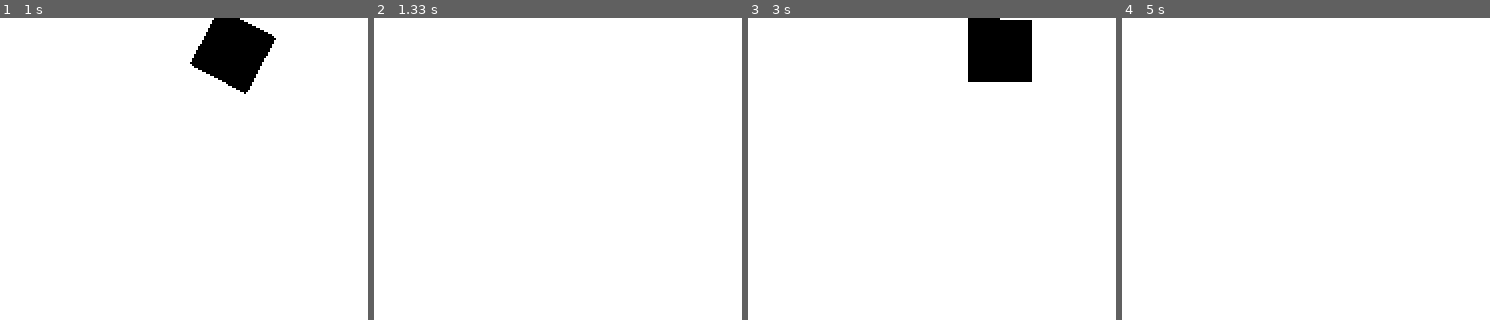
Above: before the commit, frames 1-4 (left to right).
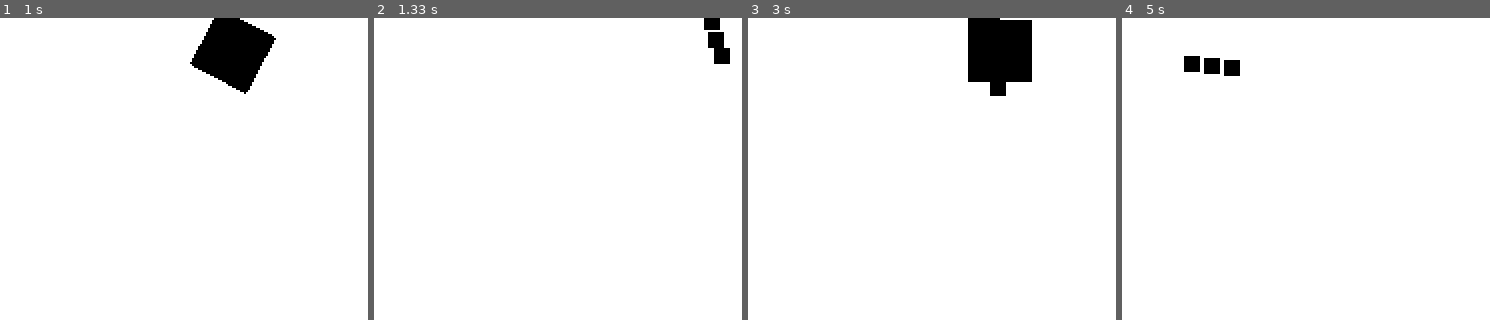
Above: after the commit, the same moments.

Repository: 7projected/pygame-game
Game: pygame game, started from main.py
The game is run twice, just before and just after one commit, with the same random seed, the same clock (stepped at 60 frames per second) and the same inputs.
Inputs (mouse positions are in pixels of both pictures, inside the frame that each line leads up to):
- Up to frame 1 (1 s): click (outside the picture) at 0.38 s; hold D from 0.67 s (still down); click (outside the picture) at 0.75 s
- Up to frame 2 (1.33 s): release D at 1.13 s; hold W from 1.17 s (still down); click (outside the picture) at 1.25 s
- Up to frame 3 (3 s): release W at 1.47 s; hold S 2.57-2.87 s; hold A from 2.9 s (still down); click (outside the picture) at 2.98 s
- Up to frame 4 (5 s): release A at 3.3 s; hold W 3.33-3.7 s; click (outside the picture) at 3.42 s; hold S 4.4-4.77 s; hold A from 4.8 s (still down); click (outside the picture) at 4.88 s

Frame 1 is identical in both runs. In frame 2, 0.6% of the frame differs, in the area x 89-97%, y 0-16%; in frame 3, 0.2%; in frame 4, 0.7%, in the area x 16-33%, y 12-20%.

Commit message:
Add shooting

Diff:
--- a/entities.py
+++ b/entities.py
@@ -60,6 +60,23 @@
 
         self.topleft = [last_x, last_y]
 
+class Bullet(Entity):
+    def __init__(self, pos_x:float, pos_y:float, dir:list[float]):
+        super().__init__(pos_x, pos_y, 8, 8)
+        self.dir = dir
+        self.speed = 5
+        self.velocity = [self.dir[0] * self.speed, self.dir[1] * self.speed]
+        self.surf = pygame.Surface([8, 8])
+        self.frame = 0
+        self.max_frame = 10
+
+    def draw(self, surf:pygame.Surface, parent:Entity, i):
+        surf.blit(self.surf, [self.left - 4, self.top - 4])
+        self.frame += 1
+
+        if self.frame == self.max_frame:
+            parent.draw_list.pop(i)
+
 class Player(Entity):
     def __init__(self, pos_x:float, pos_y:float, width:int, height:int, speed:float):
         super().__init__(pos_x, pos_y, width, height)
@@ -67,6 +84,7 @@
         self.dash_speed = speed * 5
         self.size = [width, height]
         self.rotation = 0
+        self.draw_list :list[Bullet]= []
 
     def update(self, rect_list:list[pygame.Rect], input:input_manager.InputManager):
         input_dir = input.get_vector(pygame.K_a, pygame.K_d, pygame.K_w, pygame.K_s)
@@ -77,6 +95,13 @@
         # makes the rotation face the mouse dir
         self.rotation = (180 / math.pi) * -math.atan2(mouse_dir[0], mouse_dir[1])
 
+        for item in self.draw_list:
+            item.move_and_slide(rect_list)
+
+        if input.mouse_buttons[0]:
+            mouse_spawn_mult = 20
+            self.draw_list.append(Bullet(self.centerx + mouse_dir[0] * mouse_spawn_mult, self.centery + mouse_dir[1] * mouse_spawn_mult, mouse_dir))
+
     def draw(self, surf:pygame.Surface, offset:list, sprite_m:sprite_manager.SpriteManager):
         sprite = pygame.Surface(self.size).convert_alpha()
         sprite.fill([0, 0, 0, 0])
@@ -85,3 +110,6 @@
         rotated_sprite = pygame.transform.rotate(sprite, int(-self.rotation))
         draw_position = rotated_sprite.get_rect(center = sprite.get_rect(topleft = self.topleft).center)
         surf.blit(rotated_sprite, [draw_position[0] + offset[0], draw_position[1] + offset[1]])
+
+        for i, item in enumerate(self.draw_list):
+            item.draw(surf, self, i)
--- a/main.py
+++ b/main.py
@@ -22,6 +22,5 @@
     screen.fill([255,255,255])
 
     player.draw(screen, [0, 0], sprite)
-
     pygame.display.update()
     clock.tick(60)
